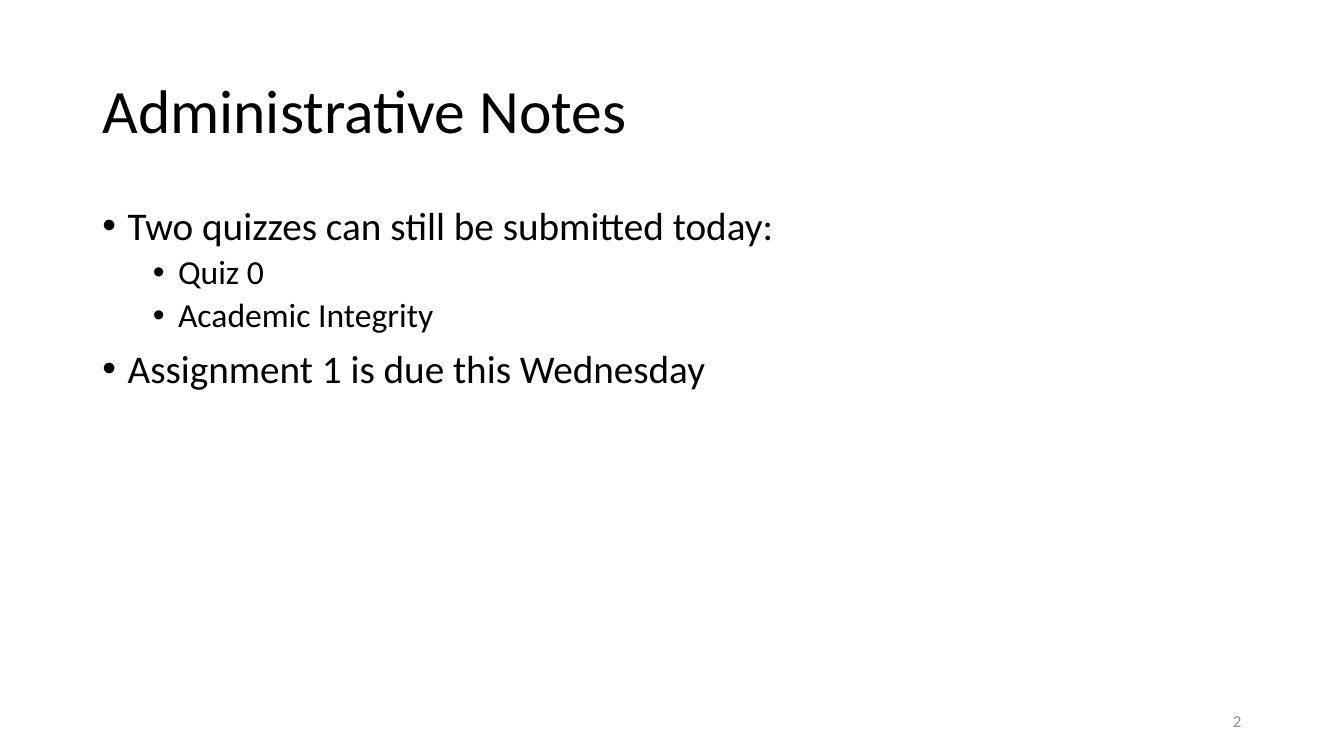
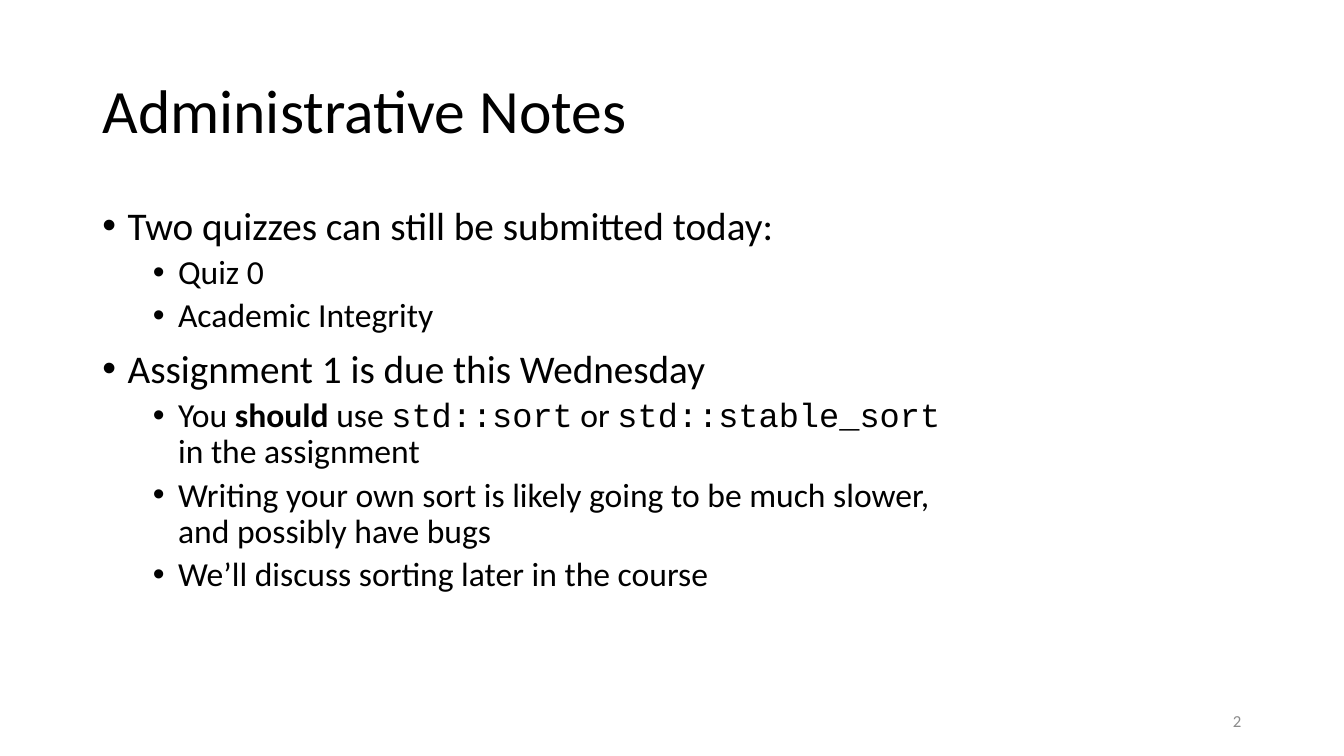
Before and after one commit to tjd1234/cmpt135spring2024, a slide deck: slide 2 of sample_code/week3/week3_cmpt135.pptx. Drawn at 1344x756 pixels with LibreOffice and Linux fonts; fonts in the diff are those of the drawing. Boxes give left, top, right and bottom in pixels: in the first picture for what was removed or moved away, otherwise in the second. Text is boxed around its words. In the diff, an @@ line names an element or a change of style, - is before the commit and + after.

```diff
--- a/sample_code/week3/week3_cmpt135.pptx
+++ b/sample_code/week3/week3_cmpt135.pptx
@@ text at (178,403,940,592): paragraphs added @@
+  • You should use std::sort or std::stable_sort in the assignment
+  • Writing your own sort is likely going to be much slower, and possibly have bugs
+  • We’ll discuss sorting later in the course
```
Also in this commit, not shown: 23 other slides changed, 1 other file.
